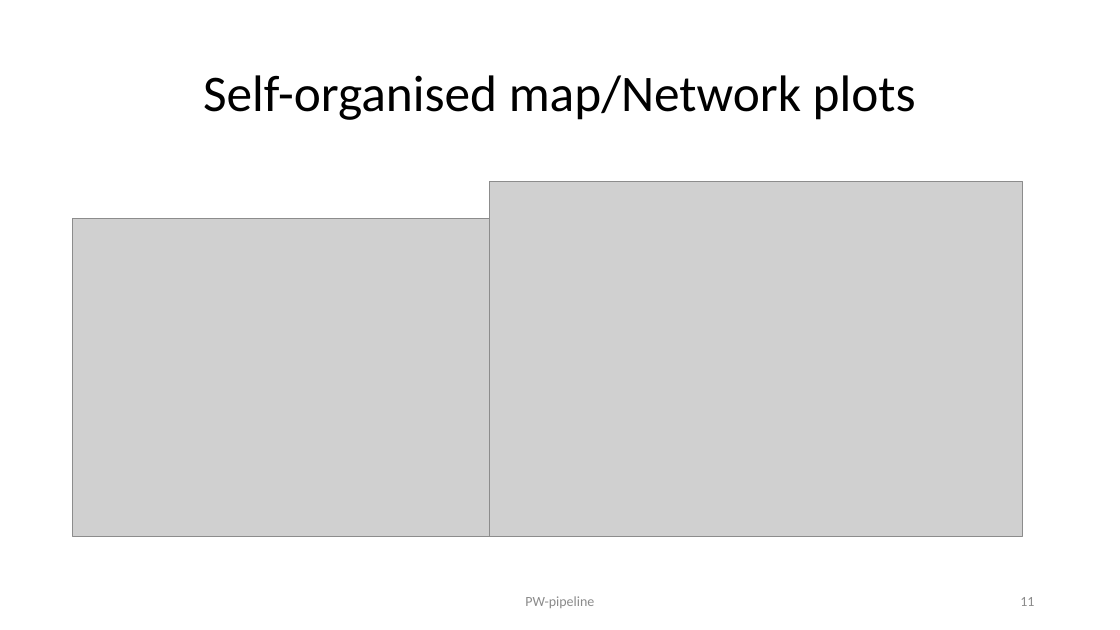
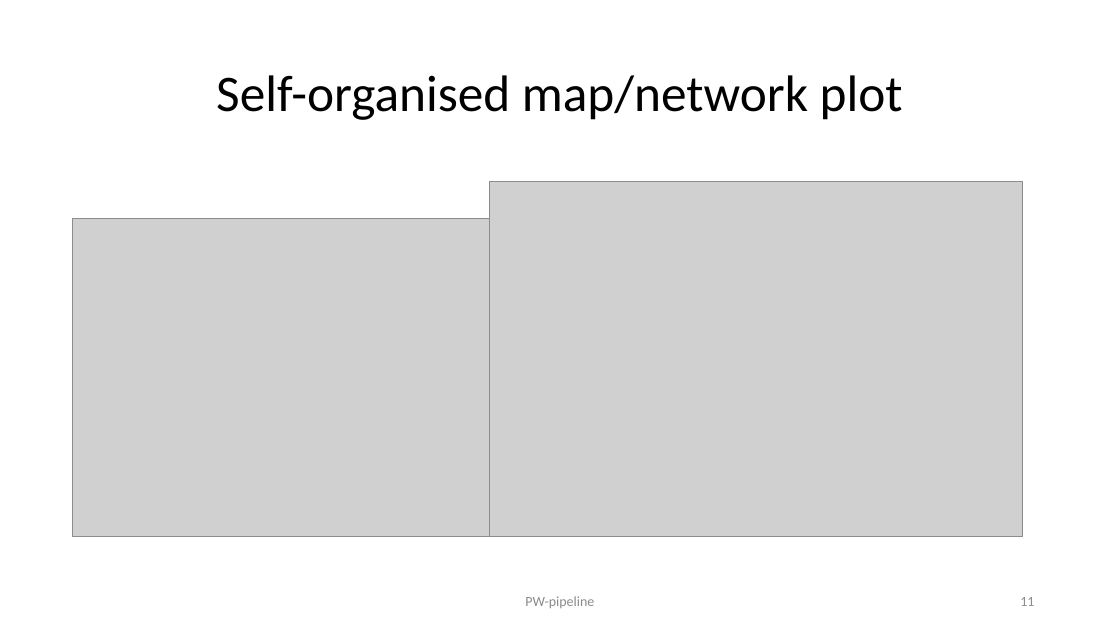
Before and after one commit to jinghuazhao/PW-pipeline, a slide deck: slide 11 of README.pptx. Drawn at 1120x630 pixels with LibreOffice and Linux fonts; fonts in the diff are those of the drawing; grey boxes stand for pictures. Boxes give left, top, right and bottom in pixels: in the first picture for what was removed or moved away, otherwise in the second. Text is boxed around its words. In the diff, an @@ line names an element or a change of style, - is before the commit and + after.

```diff
--- a/README.pptx
+++ b/README.pptx
@@ title at bbox=[216, 75, 903, 120]: text changed @@
-Self-organised map/Network plots
+Self-organised map/network plot
```
Also in this commit, not shown: 3 other slides changed.
